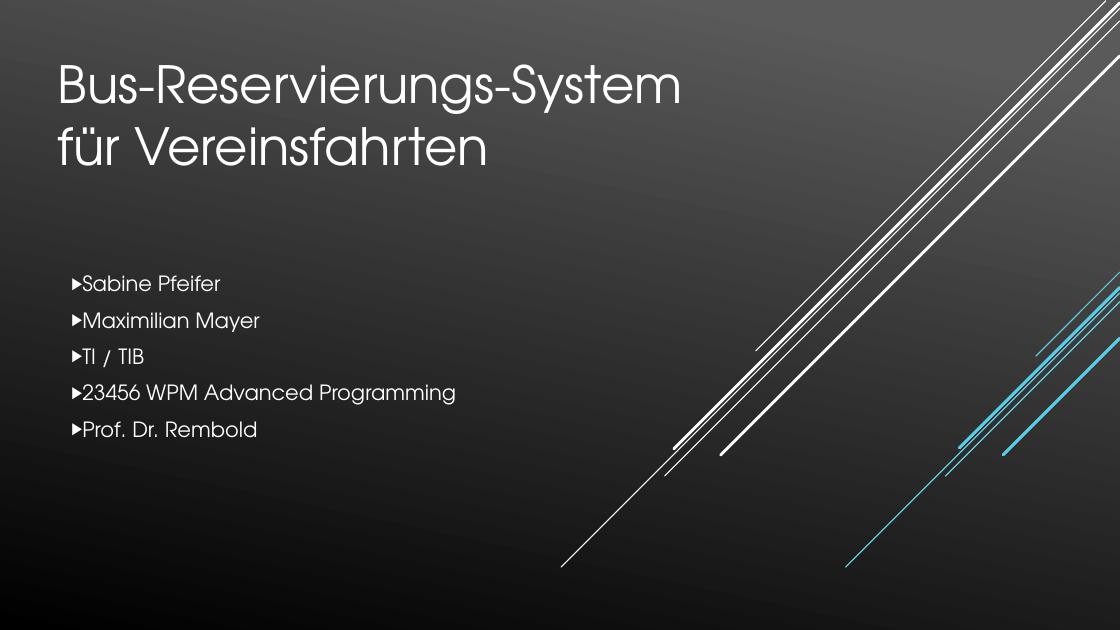
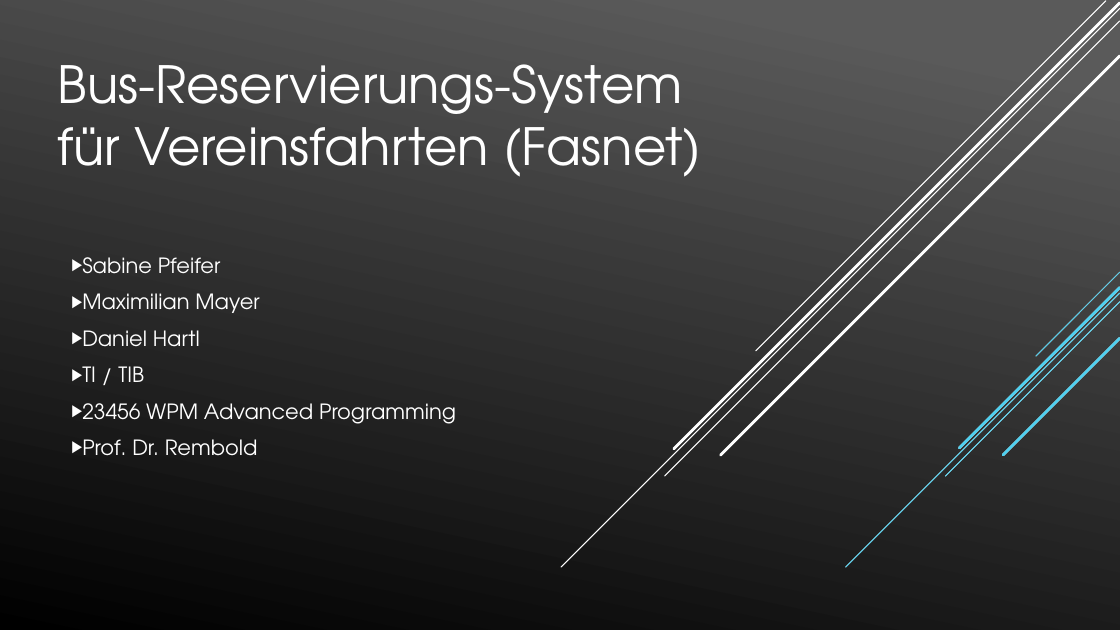
Before and after one commit to xamsemi/Advanced-Programing, a slide deck: slide 1 of Busreservierungssystem für Vereinsfahrten3_2.pptx. Drawn at 1120x630 pixels with LibreOffice and Linux fonts; fonts in the diff are those of the drawing. Boxes give left, top, right and bottom in pixels: in the first picture for what was removed or moved away, otherwise in the second. Text is boxed around its words. In the diff, an @@ line names an element or a change of style, - is before the commit and + after.

```diff
--- a/Busreservierungssystem für Vereinsfahrten3_2.pptx
+++ b/Busreservierungssystem für Vereinsfahrten3_2.pptx
@@ text at <box>58,64,701,177</box>: text changed @@
-Bus-Reservierungs-System für Vereinsfahrten
+Bus-Reservierungs-System für Vereinsfahrten (Fasnet)
@@ text at <box>82,330,200,347</box>: paragraph added @@
+▶ Daniel Hartl
```
Also in this commit, not shown: 3 other slides changed, 2 slides added, 2 other files.
